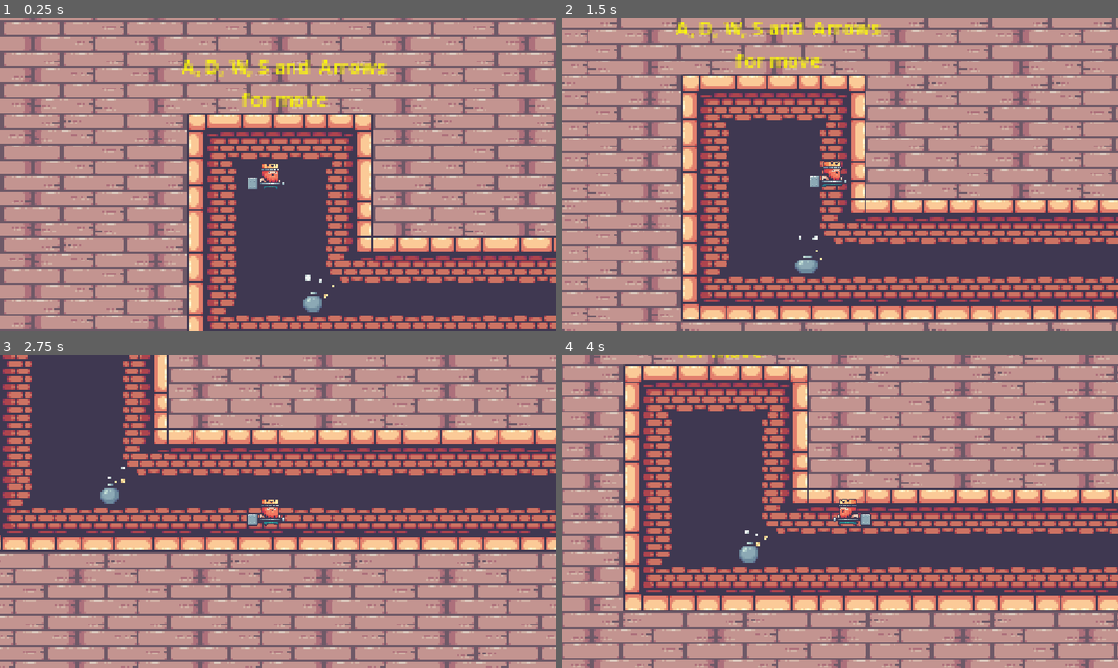
Above: before the commit, frames 1-4 (two rows, left to right).
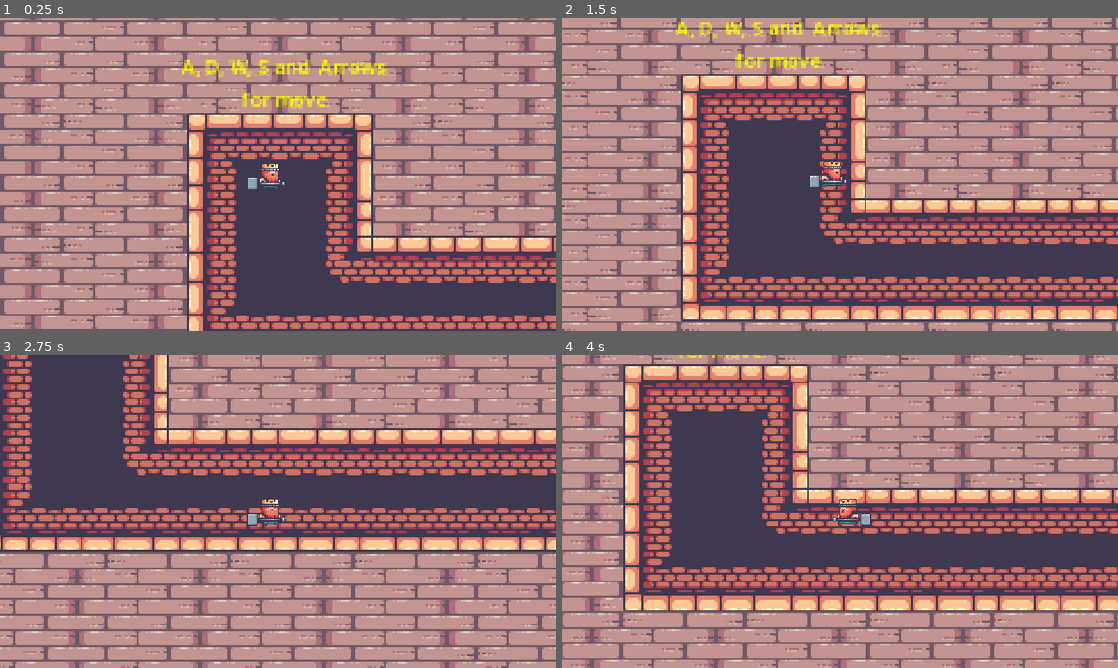
Above: after the commit, the same moments.

Repository: baraamo1/get_out
Game: Godot game, scene res://scenes/game.tscn
Two runs of this game, one before a commit and one after it. Both use one fixed random seed, a clock stepped at 60 frames per second and the inputs below.
Inputs (mouse positions are in pixels of both pictures, inside the frame that each line leads up to):
- Up to frame 1 (0.25 s): no input
- Up to frame 2 (1.5 s): tap Enter at 0.5 s; move the mouse to (840, 177) at 0.52 s; hold D (right) 0.53-1.28 s; tap Alt at 0.6 s; click (840, 177) at 0.67 s; move the mouse to (728, 190) at 1.27 s; hold S (down) from 1.28 s (still down); tap Shift at 1.35 s
- Up to frame 3 (2.75 s): move the mouse to (333, 442) at 2.02 s; release S (down) at 2.03 s; hold D (right) from 2.03 s (still down); tap Alt at 2.1 s
- Up to frame 4 (4 s): move the mouse to (812, 574) at 2.77 s; release D (right) at 2.78 s; hold W (up) 2.78-3.53 s; tap Shift at 2.85 s; click (812, 574) at 2.92 s; move the mouse to (1006, 558) at 3.52 s; hold A (left) from 3.53 s (still down); tap Alt at 3.6 s

The runs differ from the first frame. In frame 1, 0.2% of the frame differs, in the area x 54-61%, y 82-94%; in frame 2, 0.2%; in frame 3, 0.2%; in frame 4, 0.2%, in the area x 31-37%, y 56-67%.

Commit message:
die

Diff:
--- a/scenes/bomb.tscn
+++ b/scenes/bomb.tscn
@@ -87,6 +87,9 @@
 "speed": 7.0
 }]
 
+[sub_resource type="CircleShape2D" id="CircleShape2D_lrn7f"]
+radius = 6.0
+
 [node name="bomb" type="Area2D" unique_id=1282091265]
 script = ExtResource("1_j15uc")
 
@@ -99,5 +102,9 @@
 [node name="Timer" type="Timer" parent="." unique_id=1218713133]
 wait_time = 0.7
 
+[node name="CollisionShape2D" type="CollisionShape2D" parent="." unique_id=1720400828]
+position = Vector2(0, 1)
+shape = SubResource("CircleShape2D_lrn7f")
+
 [connection signal="body_entered" from="." to="." method="_on_body_entered"]
 [connection signal="timeout" from="Timer" to="." method="_on_timer_timeout"]
--- a/scenes/game.tscn
+++ b/scenes/game.tscn
@@ -592,9 +592,6 @@
 sources/0 = SubResource("TileSetAtlasSource_lbhrr")
 sources/1 = SubResource("TileSetAtlasSource_iywne")
 
-[sub_resource type="CircleShape2D" id="CircleShape2D_lrn7f"]
-radius = 6.0
-
 [node name="game" type="Node2D" unique_id=1105649560]
 
 [node name="TileMap" type="TileMap" parent="." unique_id=9833519]
@@ -623,10 +620,42 @@
 for move"
 horizontal_alignment = 1
 
-[node name="bomb" parent="." unique_id=1282091265 instance=ExtResource("5_iywne")]
-position = Vector2(65, 97)
-
-[node name="CollisionShape2D" type="CollisionShape2D" parent="bomb" unique_id=238021804]
-shape = SubResource("CircleShape2D_lrn7f")
+[node name="bombs" type="Node" parent="." unique_id=2023391200]
+
+[node name="bomb" parent="bombs" unique_id=1282091265 instance=ExtResource("5_iywne")]
+position = Vector2(445, 126)
+
+[node name="bomb2" parent="bombs" unique_id=1511374270 instance=ExtResource("5_iywne")]
+position = Vector2(461, 81)
+
+[node name="bomb3" parent="bombs" unique_id=341452489 instance=ExtResource("5_iywne")]
+position = Vector2(506, 94)
+
+[node name="bomb4" parent="bombs" unique_id=886880396 instance=ExtResource("5_iywne")]
+position = Vector2(436, 61)
+
+[node name="bomb5" parent="bombs" unique_id=134303576 instance=ExtResource("5_iywne")]
+position = Vector2(474, 136)
+
+[node name="bomb6" parent="bombs" unique_id=1137298950 instance=ExtResource("5_iywne")]
+position = Vector2(421, 108)
+
+[node name="bomb7" parent="bombs" unique_id=462806313 instance=ExtResource("5_iywne")]
+position = Vector2(469, 108)
+
+[node name="bomb8" parent="bombs" unique_id=1553260390 instance=ExtResource("5_iywne")]
+position = Vector2(487, 58)
+
+[node name="bomb9" parent="bombs" unique_id=822617836 instance=ExtResource("5_iywne")]
+position = Vector2(435, 86)
+
+[node name="bomb10" parent="bombs" unique_id=1389668077 instance=ExtResource("5_iywne")]
+position = Vector2(483, 97)
+
+[node name="bomb11" parent="bombs" unique_id=734241799 instance=ExtResource("5_iywne")]
+position = Vector2(511, 70)
+
+[node name="bomb12" parent="bombs" unique_id=237874759 instance=ExtResource("5_iywne")]
+position = Vector2(500, 122)
 
 [connection signal="input_event" from="king_player" to="king_player" method="_on_input_event"]
--- a/scenes/king_player.gd
+++ b/scenes/king_player.gd
@@ -8,6 +8,8 @@
 
 
 func _physics_process(delta):
+	if is_dead:
+		return
 	v2 = Vector2.ZERO
 
 	if Input.is_action_pressed("up"):
@@ -31,3 +33,10 @@
 	else:
 		if playeranimation.animation != "idle":
 			playeranimation.play("idle")
+
+var is_dead = false
+func die():
+	if is_dead:
+		return
+	is_dead = true
+	playeranimation.play("dead")
--- a/scenes/king_player.tscn
+++ b/scenes/king_player.tscn
@@ -1,8 +1,25 @@
 [gd_scene format=3 uid="uid://ctamoifctqsvm"]
 
+[ext_resource type="Texture2D" uid="uid://bfejb6v73kryy" path="res://assets/Kings and Pigs/Sprites/01-King Human/Dead (78x58).png" id="1_g7dws"]
 [ext_resource type="Texture2D" uid="uid://d116xmjnpw5ox" path="res://assets/Kings and Pigs/Sprites/01-King Human/Idle (78x58).png" id="1_slwwy"]
 [ext_resource type="Texture2D" uid="uid://vkuy63g03ns5" path="res://assets/Kings and Pigs/Sprites/01-King Human/Run (78x58).png" id="2_vo2ox"]
 
+[sub_resource type="AtlasTexture" id="AtlasTexture_pk7vw"]
+atlas = ExtResource("1_g7dws")
+region = Rect2(0, 0, 78, 58)
+
+[sub_resource type="AtlasTexture" id="AtlasTexture_k2s03"]
+atlas = ExtResource("1_g7dws")
+region = Rect2(78, 0, 78, 58)
+
+[sub_resource type="AtlasTexture" id="AtlasTexture_eaqcc"]
+atlas = ExtResource("1_g7dws")
+region = Rect2(156, 0, 78, 58)
+
+[sub_resource type="AtlasTexture" id="AtlasTexture_xu1a1"]
+atlas = ExtResource("1_g7dws")
+region = Rect2(234, 0, 78, 58)
+
 [sub_resource type="AtlasTexture" id="AtlasTexture_vo2ox"]
 atlas = ExtResource("1_slwwy")
 region = Rect2(0, 0, 78, 58)
@@ -81,6 +98,23 @@
 
 [sub_resource type="SpriteFrames" id="SpriteFrames_xiplf"]
 animations = [{
+"frames": [{
+"duration": 1.0,
+"texture": SubResource("AtlasTexture_pk7vw")
+}, {
+"duration": 1.0,
+"texture": SubResource("AtlasTexture_k2s03")
+}, {
+"duration": 1.0,
+"texture": SubResource("AtlasTexture_eaqcc")
+}, {
+"duration": 1.0,
+"texture": SubResource("AtlasTexture_xu1a1")
+}],
+"loop": 1,
+"name": &"dead",
+"speed": 7.0
+}, {
 "frames": [{
 "duration": 1.0,
 "texture": SubResource("AtlasTexture_vo2ox")
@@ -158,8 +192,10 @@
 [node name="AnimatedSprite2D" type="AnimatedSprite2D" parent="." unique_id=1714365326]
 scale = Vector2(0.53525645, 0.5258621)
 sprite_frames = SubResource("SpriteFrames_xiplf")
-animation = &"run"
+animation = &"dead"
 autoplay = "idle"
+frame = 3
+frame_progress = 1.0
 
 [node name="CollisionShape2D" type="CollisionShape2D" parent="." unique_id=369692609]
 position = Vector2(0, 2)
--- a/scripts/area_2d.gd
+++ b/scripts/area_2d.gd
@@ -7,6 +7,8 @@
 
 func _on_body_entered(body: Node2D) -> void:
 	animated_sprite_2d.play("boom")
+	if body is CharacterBody2D:
+		body.die()
 	timer.start()
 
 
